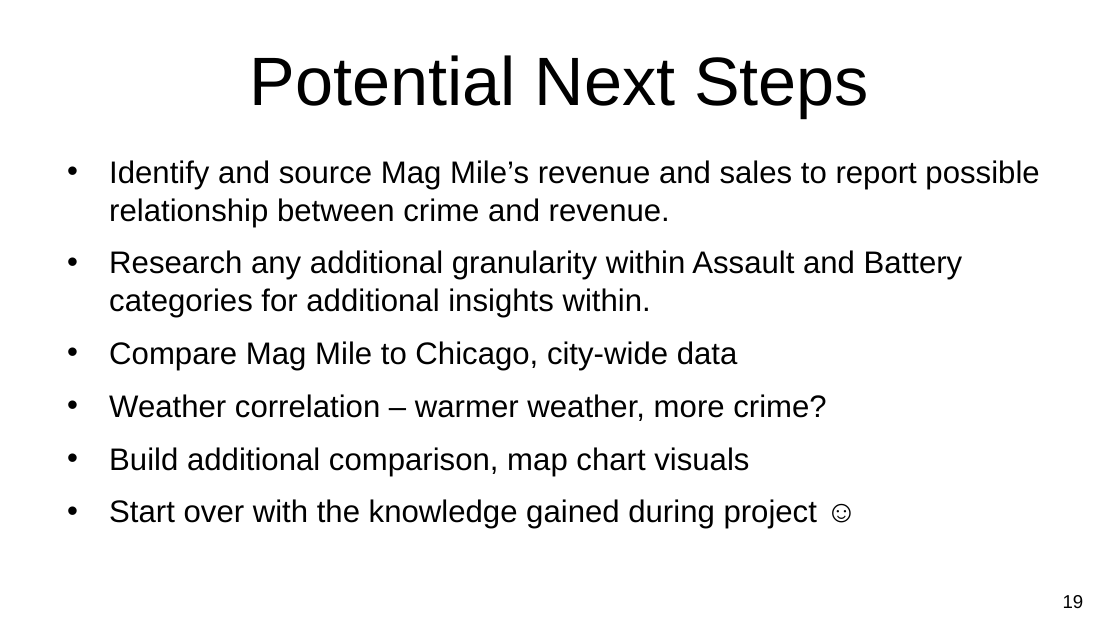
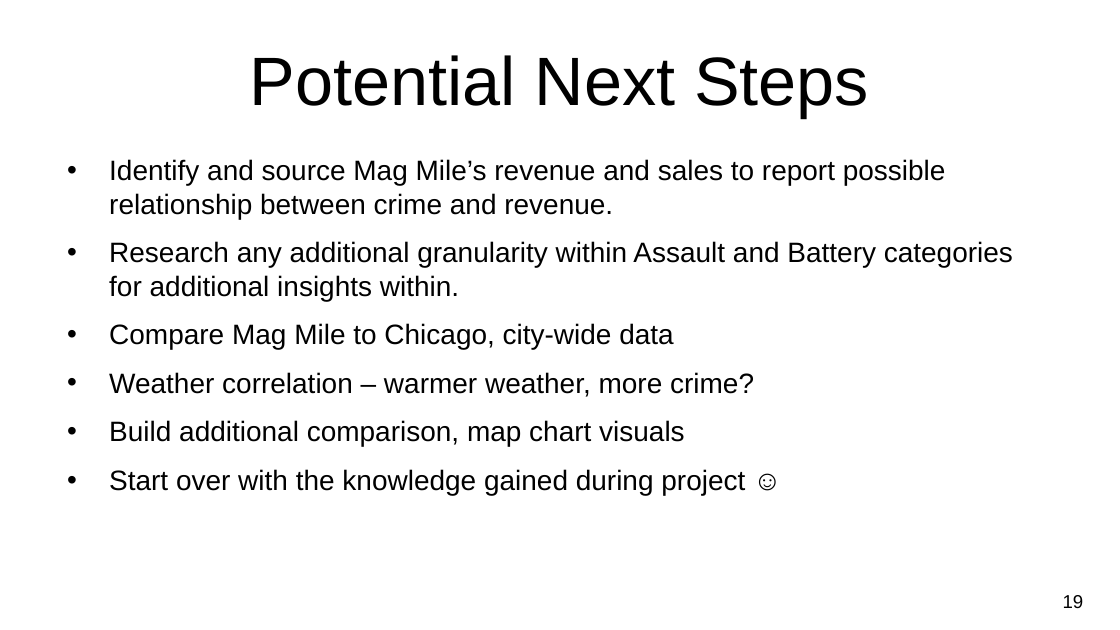
Before and after one commit to MasonMcCoy/Chicago_Crime, a slide deck: slide 20 of NU-Project1_ChicagoMagMile_Crime.pptx. Drawn at 1120x630 pixels with LibreOffice and Linux fonts; fonts in the diff are those of the drawing; background and template pictures are left out. Boxes give left, top, right and bottom in pixels: in the first picture for what was removed or moved away, otherwise in the second. Text is boxed around its words. In the diff, an @@ line names an element or a change of style, - is before the commit and + after.

```diff
--- a/NU-Project1_ChicagoMagMile_Crime.pptx
+++ b/NU-Project1_ChicagoMagMile_Crime.pptx
@@ text "Identify and source Mag Mile’s ..." at [109,159,1013,495]: size 20 to 18 pt @@
```
Also in this commit, not shown: 3 other slides changed.
